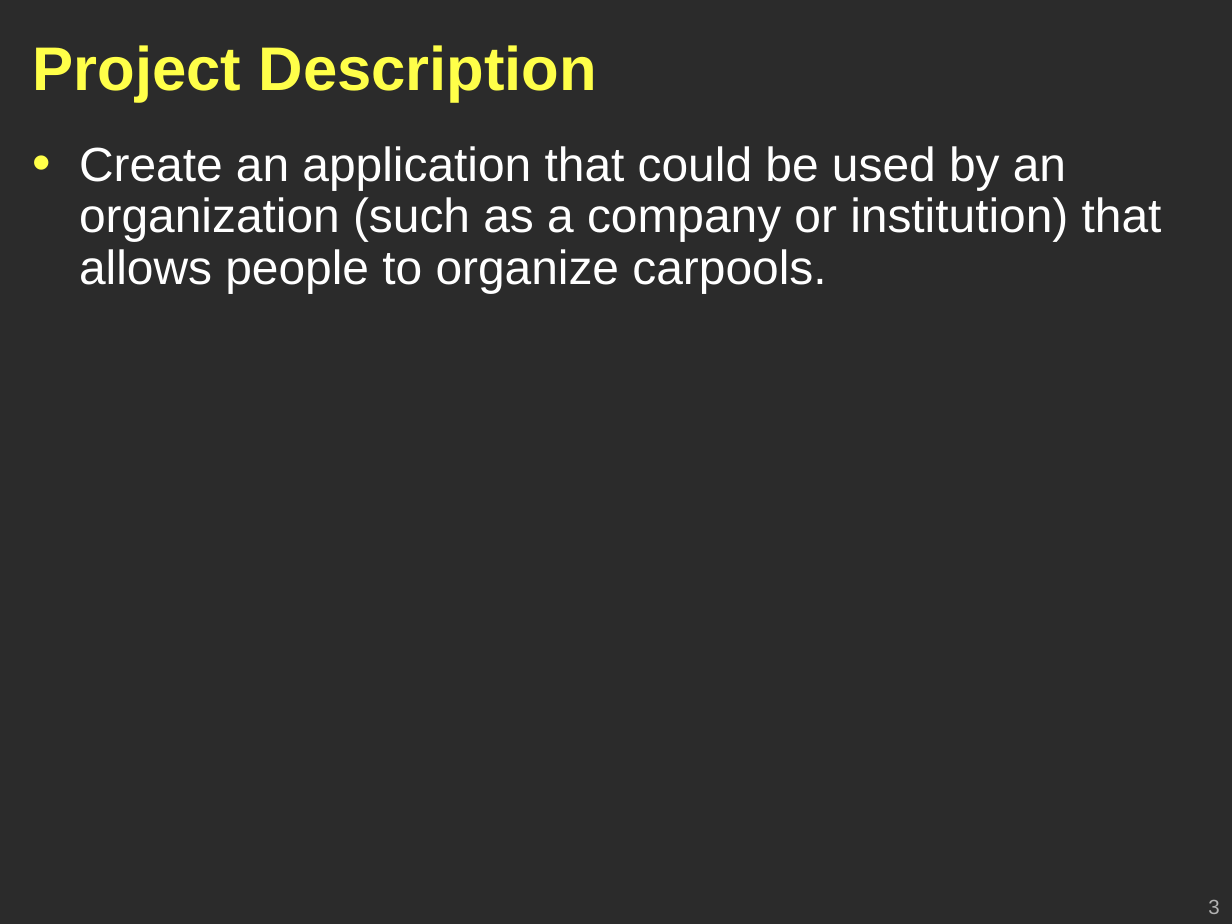
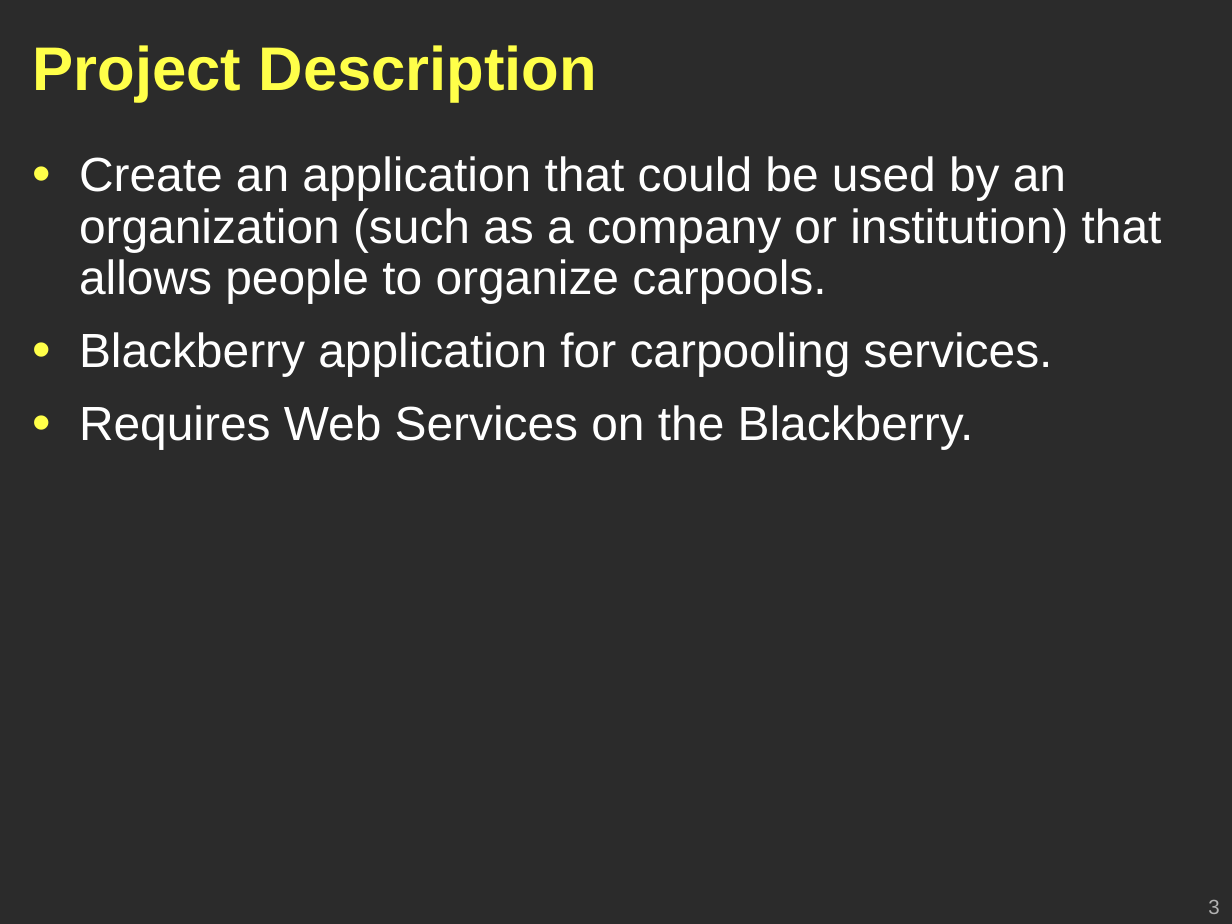
Before and after one commit to Geoffsc/psu-edu-sweng500, a slide deck: slide 3 of docs/presentation/sweng500-carpool-presentation.ppt. Drawn at 1232x924 pixels with LibreOffice and Linux fonts; fonts in the diff are those of the drawing; background and template pictures are left out; a plain dark background stands for a picture behind light text. Boxes give left, top, right and bottom in pixels: in the first picture for what was removed or moved away, otherwise in the second. Text is boxed around its words. In the diff, an @@ line names an element or a change of style, - is before the commit and + after.

Commit message:
Update Projects Description on the presentation.

```diff
--- a/docs/presentation/sweng500-carpool-presentation.ppt
+++ b/docs/presentation/sweng500-carpool-presentation.ppt
@@ text "Create an application that could ..." moved from (x1=79, y1=146, x2=1162, y2=293) to (x1=79, y1=156, x2=1162, y2=449) @@
@@ text at (x1=79, y1=332, x2=1053, y2=449): paragraphs added @@
+• Blackberry application for carpooling services.
+• Requires Web Services on the Blackberry.
```
Also in this commit, not shown: 2 other slides changed.
